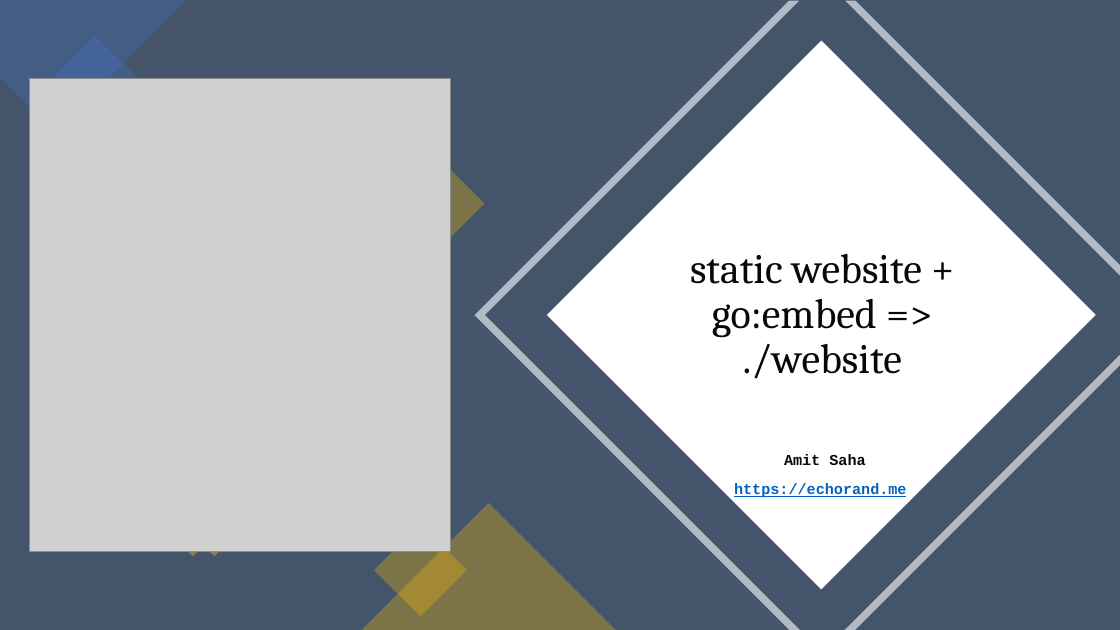
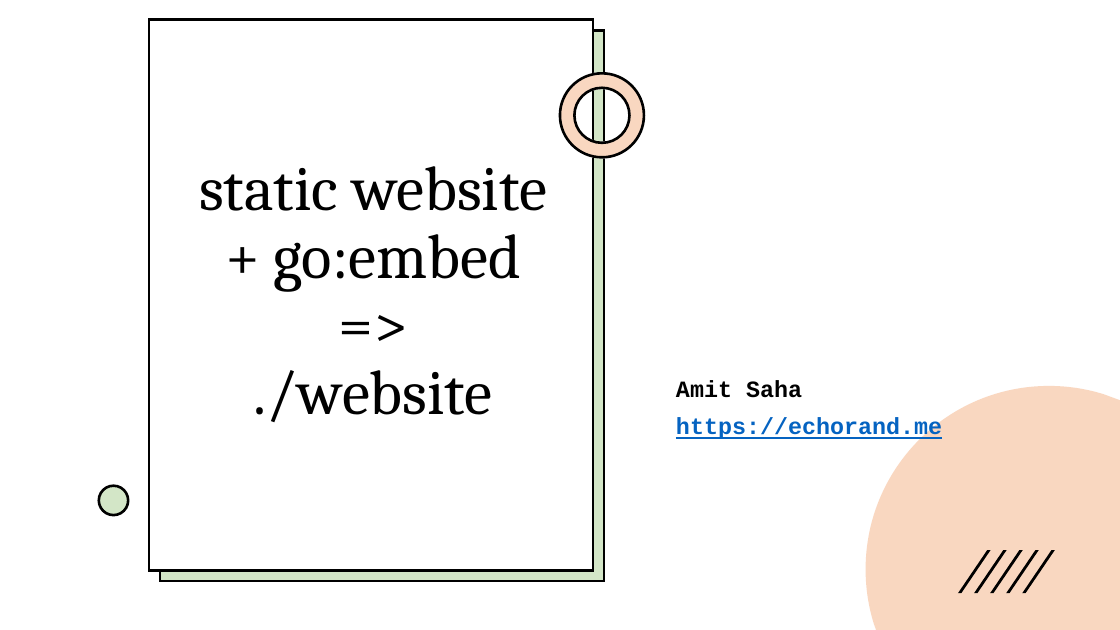
Before and after one commit to amitsaha/website2bin, a slide deck: slide 1 of presentation/gophercon-2021-lightning.pptx. Drawn at 1120x630 pixels with LibreOffice and Linux fonts; fonts in the diff are those of the drawing; grey boxes stand for pictures. Boxes give left, top, right and bottom in pixels: in the first picture for what was removed or moved away, otherwise in the second. Text is boxed around its words. In the diff, an @@ line names an element or a change of style, - is before the commit and + after.

```diff
--- a/presentation/gophercon-2021-lightning.pptx
+++ b/presentation/gophercon-2021-lightning.pptx
@@ rectangle at (x1=0, y1=0, x2=1120, y2=630): fill #44546A to #FFFFFF @@
@@ freeform shape removed at (x1=0, y1=0, x2=188, y2=133) @@
@@ rectangle added at (x1=149, y1=19, x2=593, y2=571), fill #FFFFFF, outline #000000 2.25 pt @@
@@ freeform shape removed at (x1=474, y1=0, x2=1120, y2=630) @@
@@ rectangle removed at (x1=47, y1=35, x2=145, y2=133) @@
@@ rectangle added at (x1=160, y1=30, x2=604, y2=581), fill #FFFFFF, outline #FFFFFF 2.25 pt @@
@@ rectangle added at (x1=160, y1=30, x2=604, y2=581), fill #70AD47 at 30% opacity, outline #000000 2.25 pt @@
@@ title "static website + go:embed => ..." moved from (x1=690, y1=253, x2=922, y2=379) to (x1=199, y1=166, x2=547, y2=422) @@
@@ title "static website + go:embed => ..." at (x1=199, y1=166, x2=547, y2=422): size 36 to 54 pt, text colour #080808 to #000000 @@
@@ rectangle removed at (x1=547, y1=41, x2=1096, y2=590) @@
@@ picture removed at (x1=29, y1=79, x2=450, y2=552) @@
@@ freeform shape added at (x1=560, y1=73, x2=644, y2=157), fill #FFFFFF, outline #FFFFFF 2.25 pt @@
@@ freeform shape added at (x1=560, y1=73, x2=644, y2=157), fill #ED7D31 at 30% opacity, outline #000000 2.25 pt @@
@@ rectangle removed at (x1=363, y1=143, x2=484, y2=264) @@
@@ subtitle "Amit Saha" moved from (x1=734, y1=454, x2=906, y2=497) to (x1=676, y1=380, x2=942, y2=441) @@
@@ subtitle "Amit Saha" at (x1=676, y1=380, x2=942, y2=441): size 13 to 20 pt; text colour #080808 to #000000 in "Amit Saha"; alignment centre to left @@
@@ freeform shape added at (x1=865, y1=386, x2=1120, y2=630), fill #FFFFFF @@
@@ freeform shape added at (x1=865, y1=386, x2=1120, y2=630), fill #ED7D31 at 30% opacity @@
@@ rectangle removed at (x1=158, y1=445, x2=270, y2=557) @@
@@ ellipse added at (x1=99, y1=486, x2=129, y2=515), fill #FFFFFF, outline #FFFFFF 2.25 pt @@
@@ ellipse added at (x1=99, y1=486, x2=129, y2=515), fill #70AD47 at 30% opacity, outline #000000 2.25 pt @@
@@ rectangle removed at (x1=168, y1=507, x2=218, y2=557) @@
@@ triangle removed at (x1=361, y1=503, x2=616, y2=630) @@
@@ rectangle removed at (x1=374, y1=524, x2=466, y2=617) @@
@@ group added at (x1=958, y1=550, x2=1055, y2=593): 5 freeform shapes @@
```
Also in this commit, not shown: 6 other slides changed, 2 slides added, 1 slide removed, 3 other files.
